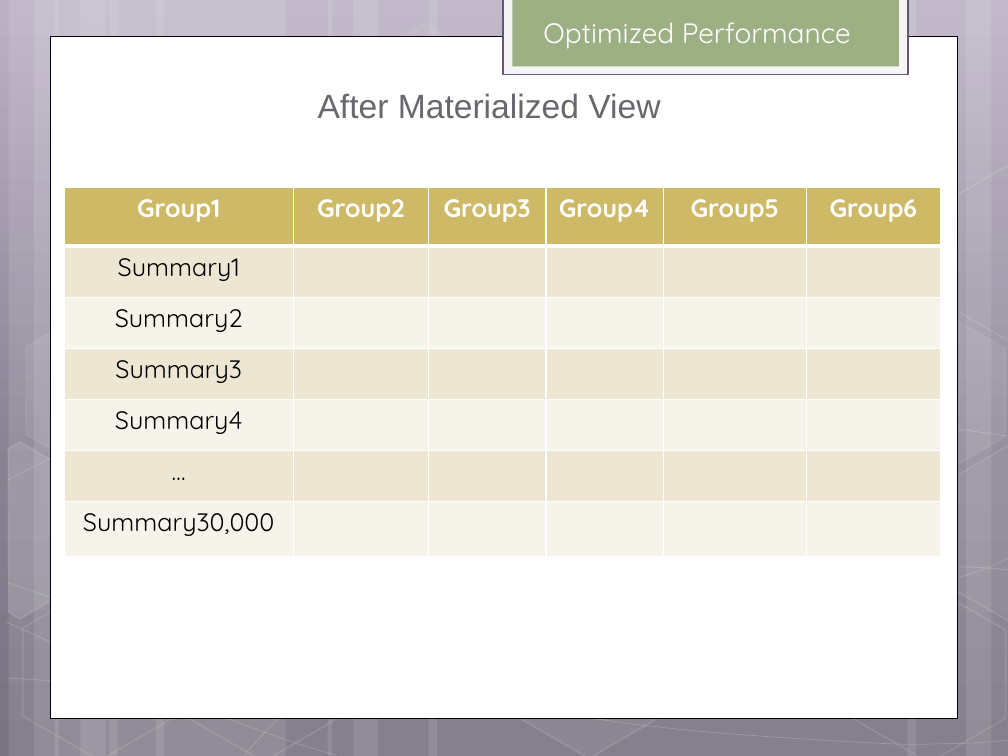
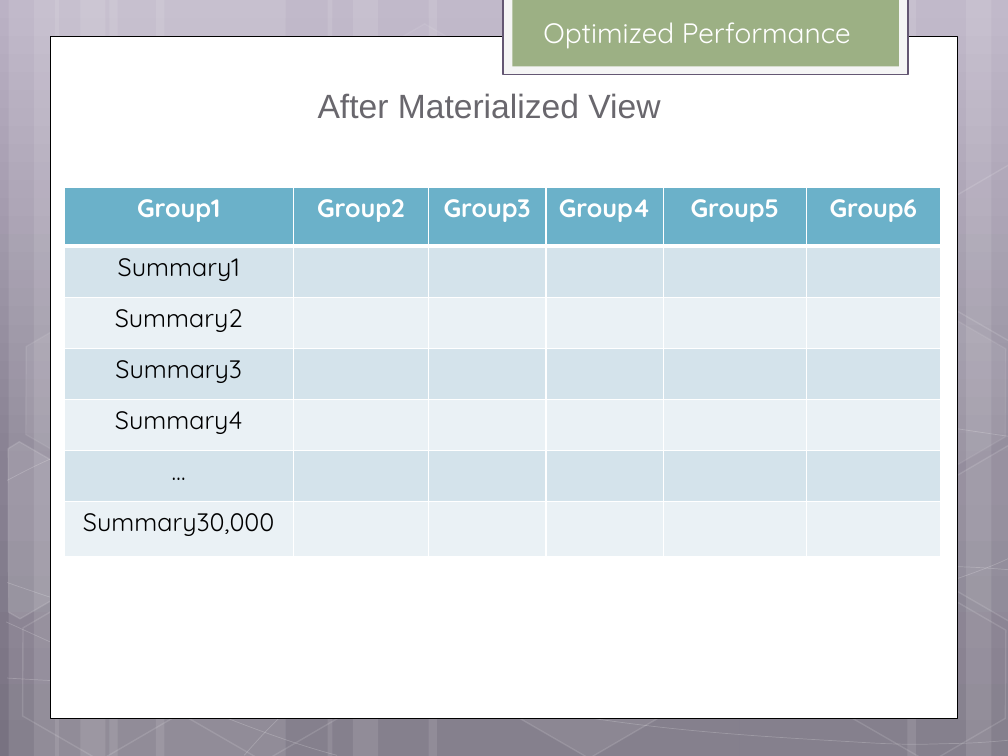
Before and after one commit to helpcat/bigdataworkshop2, a slide deck: slide 23 of slides/MonetDB workshop.pptx. Drawn at 1008x756 pixels with LibreOffice and Linux fonts; fonts in the diff are those of the drawing. Boxes give left, top, right and bottom in pixels: in the first picture for what was removed or moved away, otherwise in the second. Text is boxed around its words. In the diff, an @@ line names an element or a change of style, - is before the commit and + after.

```diff
--- a/slides/MonetDB workshop.pptx
+++ b/slides/MonetDB workshop.pptx
@@ table at (65, 187, 942, 557) @@
@@ fill #CEB966 to #6BB1C9 in row 1 @@
@@ fill #EDE6D3 to #D4E4EB in 18 cells @@
@@ fill #F6F3EA to #EBF2F5 in 18 cells @@
```
Also in this commit, not shown: 2 other slides changed, 1 other file.
